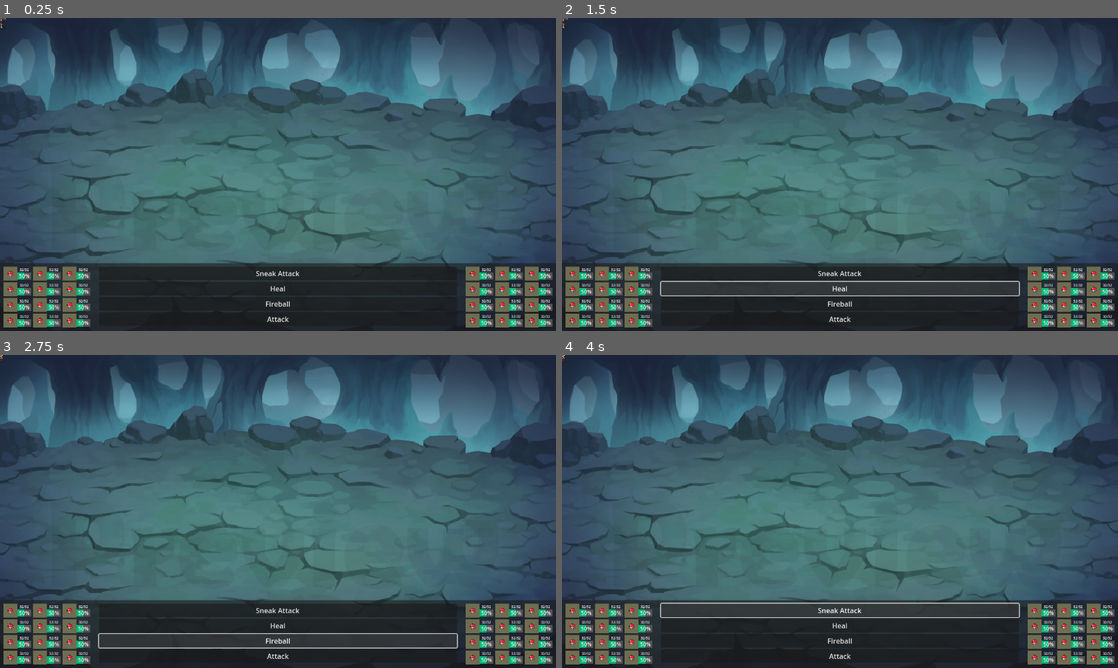
Above: before the commit, frames 1-4 (two rows, left to right).
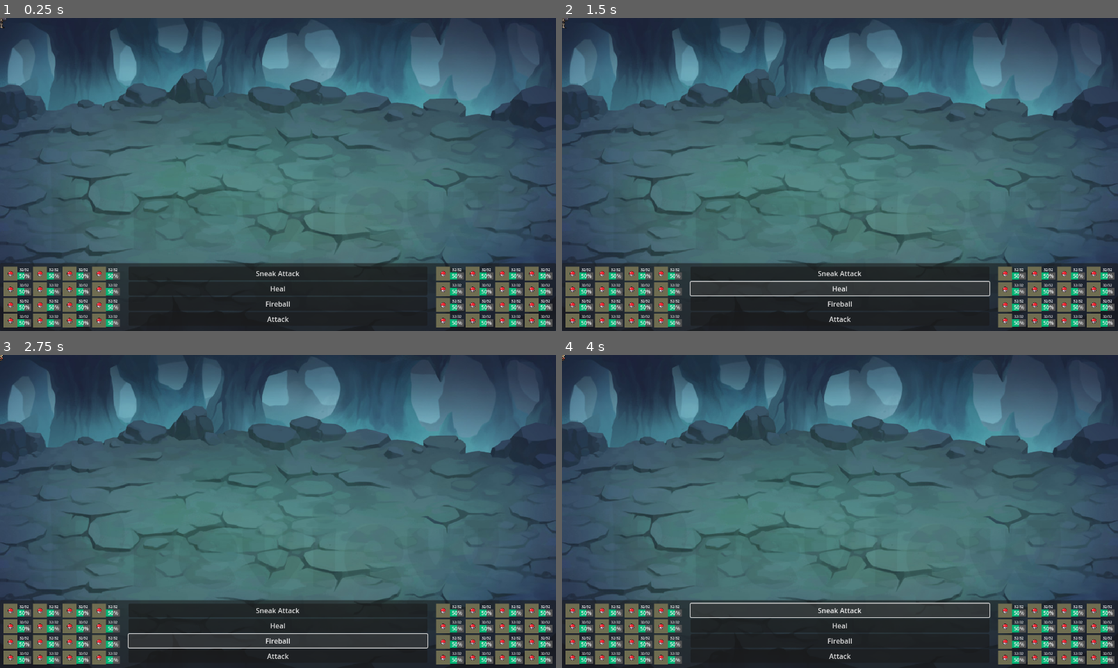
Above: after the commit, the same moments.

Repository: Mopjoyovans/Yeknom
Game: Godot game, scene res://scenes/battle/battle.tscn
Two runs of this game, one before a commit and one after it. Both use one fixed random seed, a clock stepped at 60 frames per second and the inputs below.
Inputs:
- Up to frame 1 (0.25 s): no input
- Up to frame 2 (1.5 s): click "Sneak Attack" at 0.5 s; click "Heal" at 1.25 s
- Up to frame 3 (2.75 s): click "Fireball" at 2 s
- Up to frame 4 (4 s): click "Attack" at 2.75 s; click "Sneak Attack" at 3.5 s

The runs differ from the first frame. In frame 1, 1.5% of the frame differs, in the area x 16-84%, y 79-99%; in frame 2, 1.6%; in frame 3, 1.6%; in frame 4, 1.6%.

Commit message:
Instantiate health container UI placeholders

Diff:
--- a/scenes/battle/battle.gd
+++ b/scenes/battle/battle.gd
@@ -7,8 +7,8 @@
 @onready var player_characters = %PlayerCharacters as Squad
 @onready var enemies = %Enemies as Squad
 @onready var commands_container = %CommandVBoxContainer
-@onready var player_unit_container = %PlayerVBoxContainer
-@onready var enemy_unit_container = %EnemyVBoxContainer
+@onready var player_squad_unit_container = %PlayerSquadUnitContainer as SquadUnitContainer
+@onready var enemy_squad_unit_container = %EnemySquadUnitContainer as SquadUnitContainer
 
 
 func _ready():
@@ -18,6 +18,8 @@
 	populate_player_units(["Warrior", "Priest", "Mage"])
 	populate_enemy_creatures(["Enforcer", "Enforcer"])
 	populate_abilities()
+#	player_squad_unit_container.init_unit_display()
+#	enemy_squad_unit_container.init_unit_display()
 #	populate_abilities(player_team.get_unit_by_name("Warrior"))
 	print(str("Player squad: ", player_characters.grid_component.squad_to_string()))
 	print(str("Enemy squad: ", enemies.grid_component.squad_to_string()))
--- a/scenes/battle/battle.tscn
+++ b/scenes/battle/battle.tscn
@@ -8,8 +8,8 @@
 [ext_resource type="Texture2D" uid="uid://1s1014phcoht" path="res://assets/sprites/Cid.png" id="4_5uulr"]
 [ext_resource type="Texture2D" uid="uid://2jrydu6h683b" path="res://assets/sprites/Wizard.png" id="5_cv63e"]
 [ext_resource type="Texture2D" uid="uid://c6tfwaxt6tsoc" path="res://assets/sprites/Enemy.png" id="6_by2ew"]
-[ext_resource type="PackedScene" uid="uid://cv3gji8gmgm8s" path="res://scenes/battle/unit_health.tscn" id="8_gw5sa"]
 [ext_resource type="PackedScene" uid="uid://blaymujd3qay0" path="res://scenes/squad/squad.tscn" id="8_i0r8j"]
+[ext_resource type="PackedScene" uid="uid://bsqqluwbyaikq" path="res://scenes/squad/squad_unit_container.tscn" id="9_vuocj"]
 
 [node name="Battle" type="Node"]
 script = ExtResource("1_2pegy")
@@ -128,57 +128,10 @@
 theme_override_constants/margin_right = 8
 theme_override_constants/margin_bottom = 8
 
-[node name="PlayerVBoxContainer" type="VBoxContainer" parent="BattleUI/VBoxContainer/CommandPanelContainer/HBoxContainer/PlayerUnitMarginContainer"]
+[node name="PlayerSquadUnitContainer" parent="BattleUI/VBoxContainer/CommandPanelContainer/HBoxContainer/PlayerUnitMarginContainer" node_paths=PackedStringArray("squad") instance=ExtResource("9_vuocj")]
 unique_name_in_owner = true
 layout_mode = 2
-
-[node name="HBoxContainer" type="HBoxContainer" parent="BattleUI/VBoxContainer/CommandPanelContainer/HBoxContainer/PlayerUnitMarginContainer/PlayerVBoxContainer"]
-layout_mode = 2
-
-[node name="UnitHealth" parent="BattleUI/VBoxContainer/CommandPanelContainer/HBoxContainer/PlayerUnitMarginContainer/PlayerVBoxContainer/HBoxContainer" instance=ExtResource("8_gw5sa")]
-layout_mode = 2
-
-[node name="UnitHealth2" parent="BattleUI/VBoxContainer/CommandPanelContainer/HBoxContainer/PlayerUnitMarginContainer/PlayerVBoxContainer/HBoxContainer" instance=ExtResource("8_gw5sa")]
-layout_mode = 2
-
-[node name="UnitHealth3" parent="BattleUI/VBoxContainer/CommandPanelContainer/HBoxContainer/PlayerUnitMarginContainer/PlayerVBoxContainer/HBoxContainer" instance=ExtResource("8_gw5sa")]
-layout_mode = 2
-
-[node name="HBoxContainer2" type="HBoxContainer" parent="BattleUI/VBoxContainer/CommandPanelContainer/HBoxContainer/PlayerUnitMarginContainer/PlayerVBoxContainer"]
-layout_mode = 2
-
-[node name="UnitHealth" parent="BattleUI/VBoxContainer/CommandPanelContainer/HBoxContainer/PlayerUnitMarginContainer/PlayerVBoxContainer/HBoxContainer2" instance=ExtResource("8_gw5sa")]
-layout_mode = 2
-
-[node name="UnitHealth2" parent="BattleUI/VBoxContainer/CommandPanelContainer/HBoxContainer/PlayerUnitMarginContainer/PlayerVBoxContainer/HBoxContainer2" instance=ExtResource("8_gw5sa")]
-layout_mode = 2
-
-[node name="UnitHealth3" parent="BattleUI/VBoxContainer/CommandPanelContainer/HBoxContainer/PlayerUnitMarginContainer/PlayerVBoxContainer/HBoxContainer2" instance=ExtResource("8_gw5sa")]
-layout_mode = 2
-
-[node name="HBoxContainer3" type="HBoxContainer" parent="BattleUI/VBoxContainer/CommandPanelContainer/HBoxContainer/PlayerUnitMarginContainer/PlayerVBoxContainer"]
-layout_mode = 2
-
-[node name="UnitHealth" parent="BattleUI/VBoxContainer/CommandPanelContainer/HBoxContainer/PlayerUnitMarginContainer/PlayerVBoxContainer/HBoxContainer3" instance=ExtResource("8_gw5sa")]
-layout_mode = 2
-
-[node name="UnitHealth2" parent="BattleUI/VBoxContainer/CommandPanelContainer/HBoxContainer/PlayerUnitMarginContainer/PlayerVBoxContainer/HBoxContainer3" instance=ExtResource("8_gw5sa")]
-layout_mode = 2
-
-[node name="UnitHealth3" parent="BattleUI/VBoxContainer/CommandPanelContainer/HBoxContainer/PlayerUnitMarginContainer/PlayerVBoxContainer/HBoxContainer3" instance=ExtResource("8_gw5sa")]
-layout_mode = 2
-
-[node name="HBoxContainer4" type="HBoxContainer" parent="BattleUI/VBoxContainer/CommandPanelContainer/HBoxContainer/PlayerUnitMarginContainer/PlayerVBoxContainer"]
-layout_mode = 2
-
-[node name="UnitHealth" parent="BattleUI/VBoxContainer/CommandPanelContainer/HBoxContainer/PlayerUnitMarginContainer/PlayerVBoxContainer/HBoxContainer4" instance=ExtResource("8_gw5sa")]
-layout_mode = 2
-
-[node name="UnitHealth2" parent="BattleUI/VBoxContainer/CommandPanelContainer/HBoxContainer/PlayerUnitMarginContainer/PlayerVBoxContainer/HBoxContainer4" instance=ExtResource("8_gw5sa")]
-layout_mode = 2
-
-[node name="UnitHealth3" parent="BattleUI/VBoxContainer/CommandPanelContainer/HBoxContainer/PlayerUnitMarginContainer/PlayerVBoxContainer/HBoxContainer4" instance=ExtResource("8_gw5sa")]
-layout_mode = 2
+squad = NodePath("../../../../../PlayerCharacters")
 
 [node name="CommandMarginContainer" type="MarginContainer" parent="BattleUI/VBoxContainer/CommandPanelContainer/HBoxContainer"]
 layout_mode = 2
@@ -200,57 +153,10 @@
 theme_override_constants/margin_right = 8
 theme_override_constants/margin_bottom = 8
 
-[node name="EnemyVBoxContainer" type="VBoxContainer" parent="BattleUI/VBoxContainer/CommandPanelContainer/HBoxContainer/EnemyUnitMarginContainer"]
+[node name="EnemySquadUnitContainer" parent="BattleUI/VBoxContainer/CommandPanelContainer/HBoxContainer/EnemyUnitMarginContainer" node_paths=PackedStringArray("squad") instance=ExtResource("9_vuocj")]
 unique_name_in_owner = true
 layout_mode = 2
-
-[node name="HBoxContainer" type="HBoxContainer" parent="BattleUI/VBoxContainer/CommandPanelContainer/HBoxContainer/EnemyUnitMarginContainer/EnemyVBoxContainer"]
-layout_mode = 2
-
-[node name="UnitHealth" parent="BattleUI/VBoxContainer/CommandPanelContainer/HBoxContainer/EnemyUnitMarginContainer/EnemyVBoxContainer/HBoxContainer" instance=ExtResource("8_gw5sa")]
-layout_mode = 2
-
-[node name="UnitHealth2" parent="BattleUI/VBoxContainer/CommandPanelContainer/HBoxContainer/EnemyUnitMarginContainer/EnemyVBoxContainer/HBoxContainer" instance=ExtResource("8_gw5sa")]
-layout_mode = 2
-
-[node name="UnitHealth3" parent="BattleUI/VBoxContainer/CommandPanelContainer/HBoxContainer/EnemyUnitMarginContainer/EnemyVBoxContainer/HBoxContainer" instance=ExtResource("8_gw5sa")]
-layout_mode = 2
-
-[node name="HBoxContainer2" type="HBoxContainer" parent="BattleUI/VBoxContainer/CommandPanelContainer/HBoxContainer/EnemyUnitMarginContainer/EnemyVBoxContainer"]
-layout_mode = 2
-
-[node name="UnitHealth" parent="BattleUI/VBoxContainer/CommandPanelContainer/HBoxContainer/EnemyUnitMarginContainer/EnemyVBoxContainer/HBoxContainer2" instance=ExtResource("8_gw5sa")]
-layout_mode = 2
-
-[node name="UnitHealth2" parent="BattleUI/VBoxContainer/CommandPanelContainer/HBoxContainer/EnemyUnitMarginContainer/EnemyVBoxContainer/HBoxContainer2" instance=ExtResource("8_gw5sa")]
-layout_mode = 2
-
-[node name="UnitHealth3" parent="BattleUI/VBoxContainer/CommandPanelContainer/HBoxContainer/EnemyUnitMarginContainer/EnemyVBoxContainer/HBoxContainer2" instance=ExtResource("8_gw5sa")]
-layout_mode = 2
-
-[node name="HBoxContainer3" type="HBoxContainer" parent="BattleUI/VBoxContainer/CommandPanelContainer/HBoxContainer/EnemyUnitMarginContainer/EnemyVBoxContainer"]
-layout_mode = 2
-
-[node name="UnitHealth" parent="BattleUI/VBoxContainer/CommandPanelContainer/HBoxContainer/EnemyUnitMarginContainer/EnemyVBoxContainer/HBoxContainer3" instance=ExtResource("8_gw5sa")]
-layout_mode = 2
-
-[node name="UnitHealth2" parent="BattleUI/VBoxContainer/CommandPanelContainer/HBoxContainer/EnemyUnitMarginContainer/EnemyVBoxContainer/HBoxContainer3" instance=ExtResource("8_gw5sa")]
-layout_mode = 2
-
-[node name="UnitHealth3" parent="BattleUI/VBoxContainer/CommandPanelContainer/HBoxContainer/EnemyUnitMarginContainer/EnemyVBoxContainer/HBoxContainer3" instance=ExtResource("8_gw5sa")]
-layout_mode = 2
-
-[node name="HBoxContainer4" type="HBoxContainer" parent="BattleUI/VBoxContainer/CommandPanelContainer/HBoxContainer/EnemyUnitMarginContainer/EnemyVBoxContainer"]
-layout_mode = 2
-
-[node name="UnitHealth" parent="BattleUI/VBoxContainer/CommandPanelContainer/HBoxContainer/EnemyUnitMarginContainer/EnemyVBoxContainer/HBoxContainer4" instance=ExtResource("8_gw5sa")]
-layout_mode = 2
-
-[node name="UnitHealth2" parent="BattleUI/VBoxContainer/CommandPanelContainer/HBoxContainer/EnemyUnitMarginContainer/EnemyVBoxContainer/HBoxContainer4" instance=ExtResource("8_gw5sa")]
-layout_mode = 2
-
-[node name="UnitHealth3" parent="BattleUI/VBoxContainer/CommandPanelContainer/HBoxContainer/EnemyUnitMarginContainer/EnemyVBoxContainer/HBoxContainer4" instance=ExtResource("8_gw5sa")]
-layout_mode = 2
+squad = NodePath("../../../../../Enemies")
 
 [node name="PlayerCharacters" parent="BattleUI" instance=ExtResource("8_i0r8j")]
 unique_name_in_owner = true
--- /dev/null
+++ b/scenes/battle/unit_health.gd
@@ -0,0 +1,41 @@
+extends Control
+class_name UnitHealth
+
+
+var sprite_size: int = 32
+
+
+func _ready():
+	custom_minimum_size.x = sprite_size * 2
+	custom_minimum_size.y = sprite_size
+	display_sprite()
+	display_health_container()
+
+
+func display_sprite():
+	var unit_image = Image.load_from_file("res://assets/sprites/32 placeholder.png")
+	var texture_rect = TextureRect.new()
+	texture_rect.texture = ImageTexture.create_from_image(unit_image)
+	add_child(texture_rect)
+
+
+func display_health_container():
+	var vbox = VBoxContainer.new()
+#	vbox.set_anchors_preset(Control.PRESET_CENTER_RIGHT)
+
+	vbox.add_child(generate_label())
+	vbox.add_child(generate_progress_bar())
+	add_child(vbox)
+
+
+func generate_label() -> Label:
+	var label = Label.new()
+	label.text = "32/32"
+	return label
+
+
+func generate_progress_bar() -> ProgressBar:
+	var progress_bar = ProgressBar.new()
+	progress_bar.max_value = 1
+	progress_bar.value = 0.5
+	return progress_bar
--- a/scenes/battle/unit_health.tscn
+++ b/scenes/battle/unit_health.tscn
@@ -12,13 +12,8 @@
 
 [node name="TextureRect" type="TextureRect" parent="."]
 layout_mode = 1
-anchors_preset = 4
-anchor_top = 0.5
-anchor_bottom = 0.5
-offset_top = -16.0
 offset_right = 32.0
-offset_bottom = 16.0
-grow_vertical = 2
+offset_bottom = 32.0
 texture = ExtResource("1_r6xtl")
 
 [node name="VBoxContainer" type="VBoxContainer" parent="."]
--- a/scenes/squad/squad_unit_container.gd
+++ b/scenes/squad/squad_unit_container.gd
@@ -1,4 +1,42 @@
 extends VBoxContainer
+class_name SquadUnitContainer
 
 
+@export var health_container: PackedScene
 @export var squad: Squad
+
+
+func _ready():
+#	squad.add_unit_at_position.connect(on_unit_added)
+	init_unit_display()
+
+
+func init_unit_display():
+#	squad.grid_component.add_unit_at_position.connect(on_unit_added)
+#	print(squad.grid_component)
+#	var grid_size = squad.grid_component.grid_size
+#	var cell_size = squad.grid_component.cell_size
+#	var squad_grid = squad.grid_component.grid
+	var grid_size = 4
+	var cell_size = 32
+
+	for row in grid_size:
+		var unit_hbox = HBoxContainer.new()
+
+		for col in grid_size:
+#			var unit_health_component = UnitHealth.new()
+#			unit_hbox.add_child(unit_health_component)
+			unit_hbox.add_child(health_container.instantiate())
+#			var ability = ability_scene.instantiate() as Ability
+#
+#			command_button.name = str(ability_data.name, 'Button')
+#			command_button.text = ability_data.name
+#			command_button.ability = ability.hydrate_ability_data(ability_data.name)
+#			commands_container.add_child(command_button)
+		add_child(unit_hbox)
+
+
+func on_unit_added(unit: Unit, x: int, y: int) -> void:
+	print("on unit added")
+#	if self.get_children().size() == 0:
+#		init_unit_display()
--- a/scenes/squad/squad_unit_container.tscn
+++ b/scenes/squad/squad_unit_container.tscn
@@ -1,8 +1,10 @@
-[gd_scene load_steps=2 format=3 uid="uid://bsqqluwbyaikq"]
+[gd_scene load_steps=3 format=3 uid="uid://bsqqluwbyaikq"]
 
 [ext_resource type="Script" path="res://scenes/squad/squad_unit_container.gd" id="1_t0ktv"]
+[ext_resource type="PackedScene" uid="uid://cv3gji8gmgm8s" path="res://scenes/battle/unit_health.tscn" id="2_850to"]
 
 [node name="SquadUnitContainer" type="VBoxContainer"]
 offset_right = 40.0
 offset_bottom = 40.0
 script = ExtResource("1_t0ktv")
+health_container = ExtResource("2_850to")
